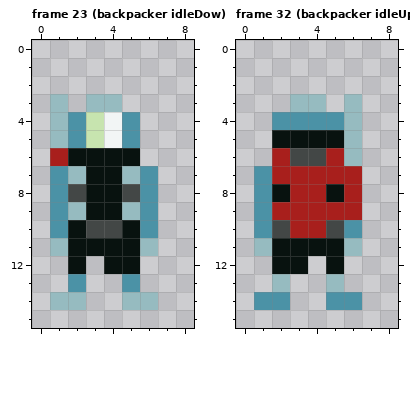
File history of a pixel-art file, assets/images/backpacker.aseprite. This is how it looked before the edit.
9x16 pixels, 41 frames. Shown: frame 23 (backpacker idleDow), frame 32 (backpacker idleUp).
The same view after the edit:
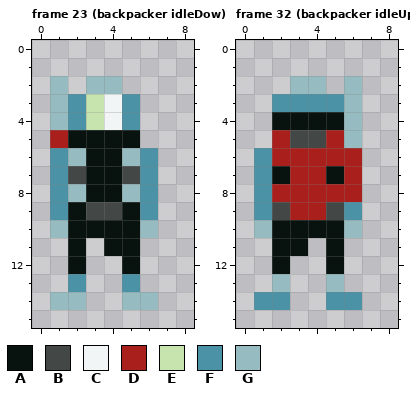
Palette (. is transparent): A #08120f  B #434746  C #f2f5f5  D #a81f1c  E #c7e4af  F #4b92a6  G #96bbc0
What changed:
Changed rows in their new state; - is an unchanged pixel.
Frame 23 (backpacker idleDow):
first column x 1:
 2 G-GG--
 3 -FECF-
 5 DAAAA-
 6 FG--GF
 7 -B--B-
 8 -G--G-
 9 -ABBA-
10 G-AA-G
11 .-.--.
12 ---.--
Frame 32 (backpacker idleUp):
first column x 1:
 2 --GG-G
 3 -FFFF-
 4 -AAAA-
 5 -DBBD-
 6 F-DD-D
 7 -A--A-
 8 -D--D-
 9 -B--BF
10 GAAAAG
11 .--.-.
12 --.---
Changed places in both pictures, as pixel boxes (x1, y1, x2, y2):
changed: (50, 76, 158, 274)
changed: (254, 76, 362, 274)
